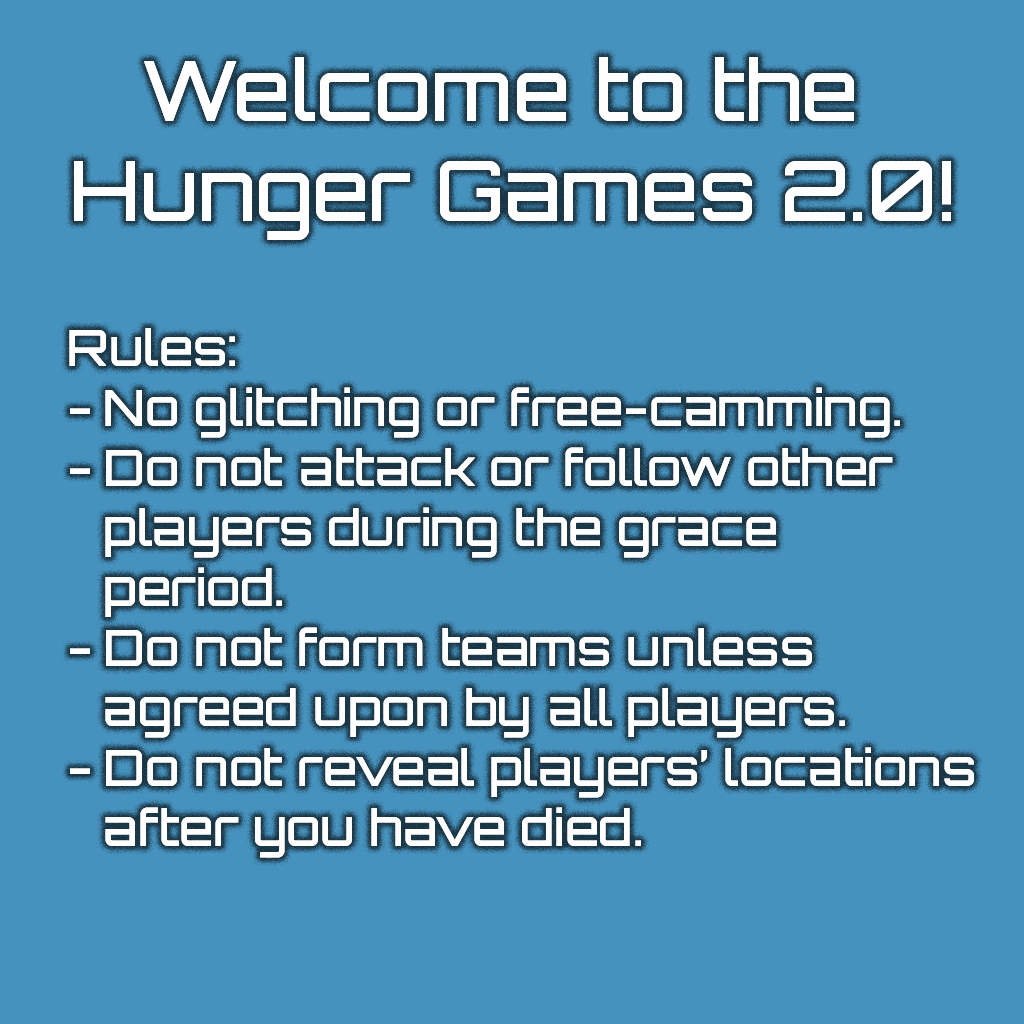
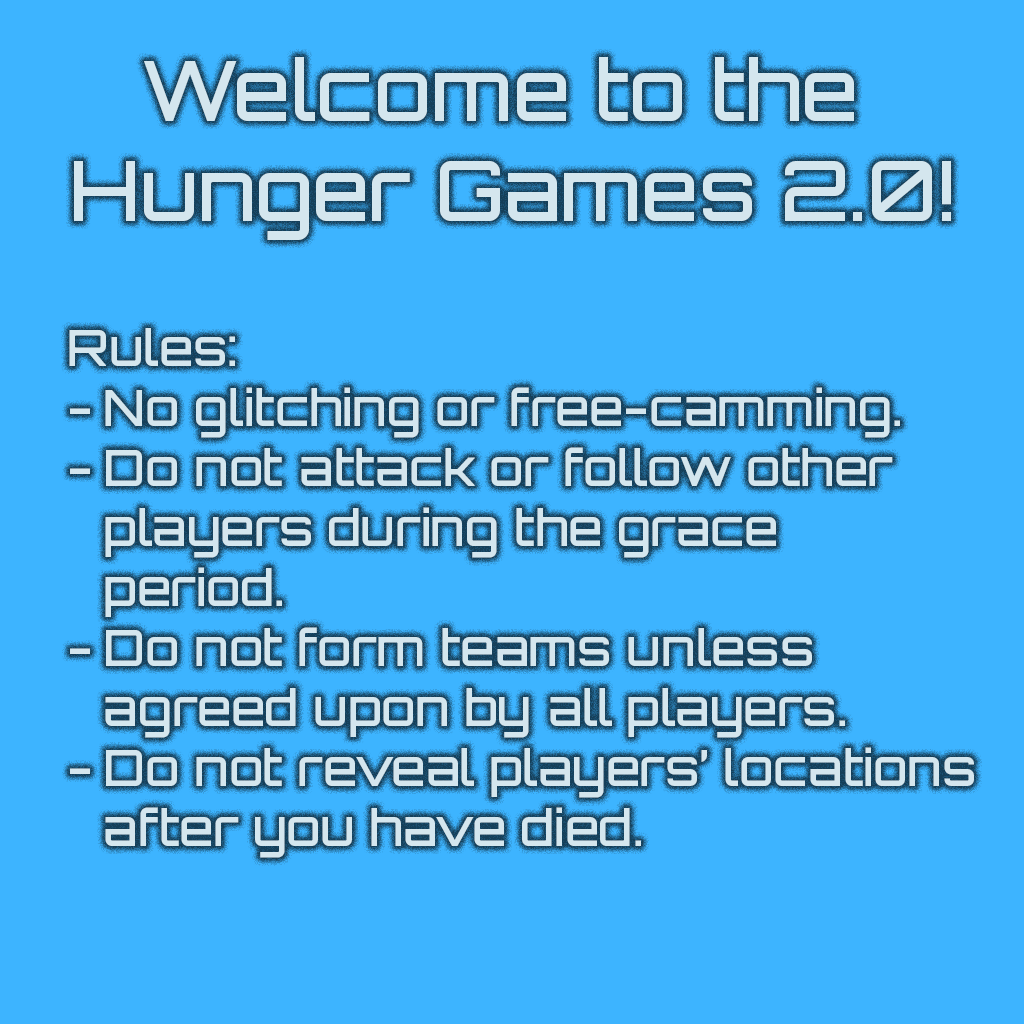
Before/after of a (1024, 1024) layered artwork. What changed in the layer stack:
hid "Rules: - No glitching or free-camming. - Do not attack or follo copy" over (69, 57, 974, 858)
painted on "Rules: - No glitching or free-camming. - Do not attack or follo" over (69, 328, 974, 858)
painted on "Welcome to the Hunger Games 2.0!" over (74, 57, 951, 240)
renamed "Layer 1" to "Layer 2", painted on it over (0, 0, 1024, 1024)
